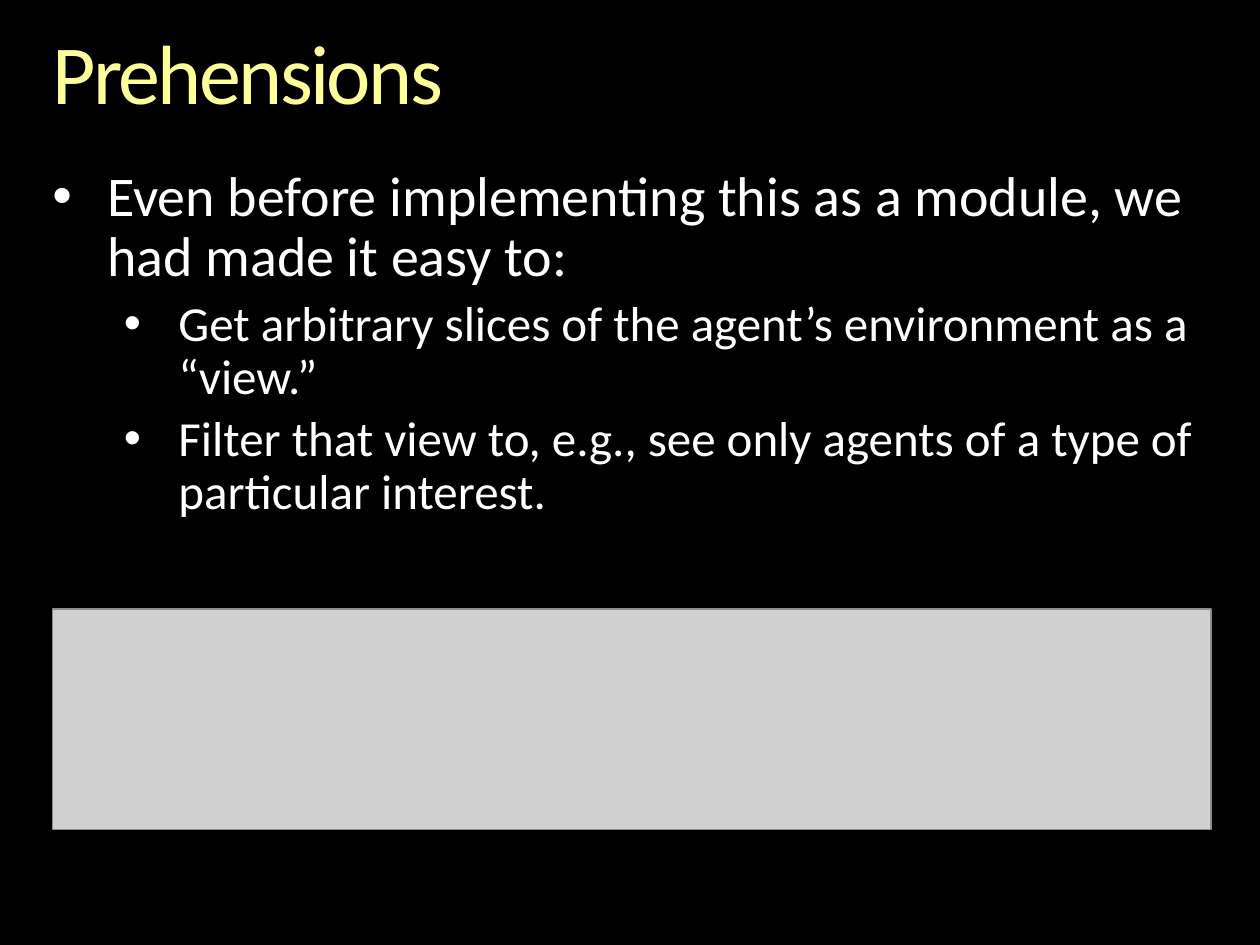
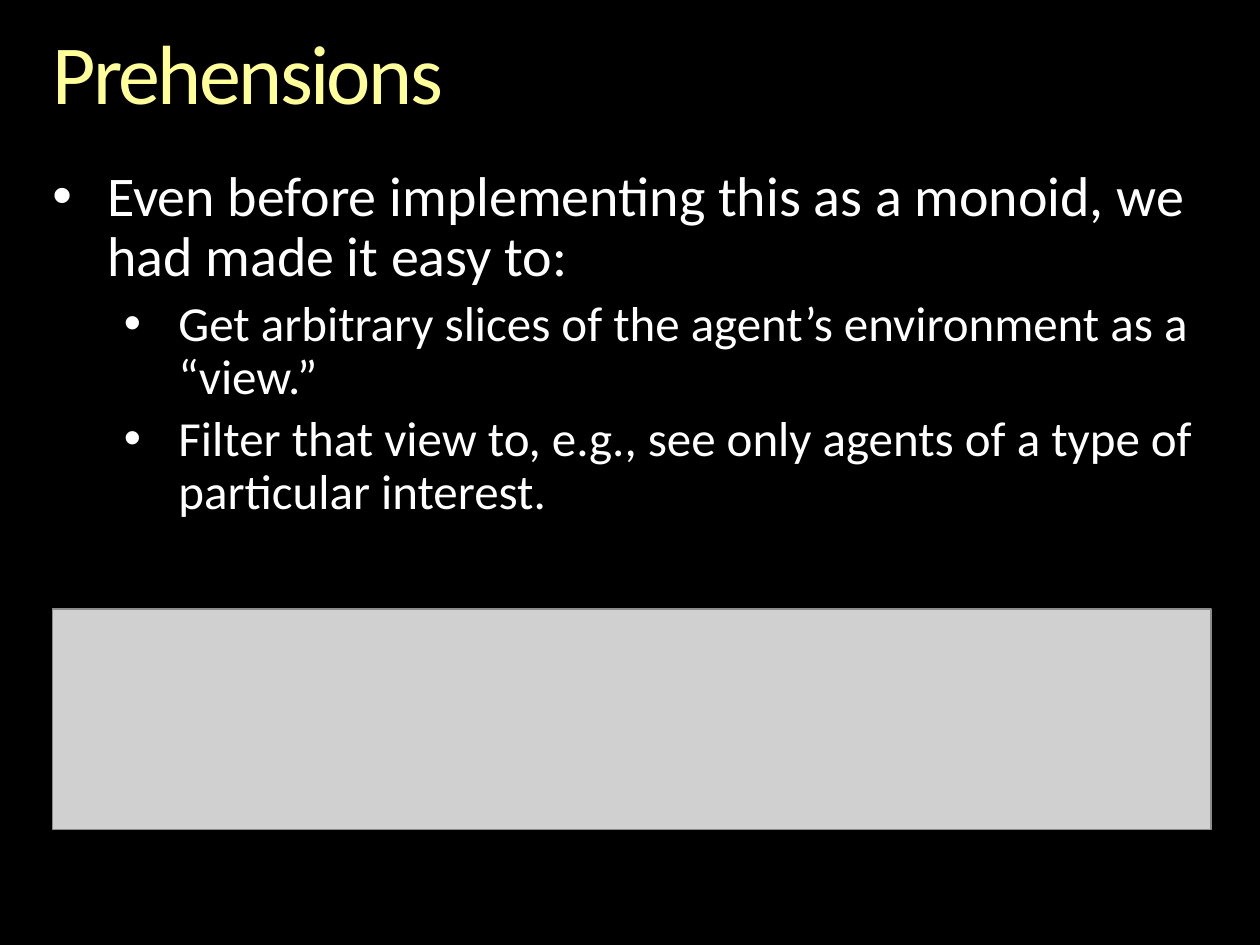
Before and after one commit to gcallah/indras_net, a slide deck: slide 18 of docs/ABMsAsAlgebraic.pptx (slide 16 before the commit). Drawn at 1260x945 pixels with LibreOffice and Linux fonts; fonts in the diff are those of the drawing; grey boxes stand for pictures; background and template pictures are left out. Boxes give left, top, right and bottom in pixels: in the first picture for what was removed or moved away, otherwise in the second. Text is boxed around its words. In the diff, an @@ line names an element or a change of style, - is before the commit and + after.

```diff
--- a/docs/ABMsAsAlgebraic.pptx
+++ b/docs/ABMsAsAlgebraic.pptx
@@ text at [107,177,1184,285]: text changed @@
-• Even before implementing this as a module, we had made it easy to:
+• Even before implementing this as a monoid, we had made it easy to:
```
Also in this commit, not shown: 5 other slides changed, 2 slides added.
